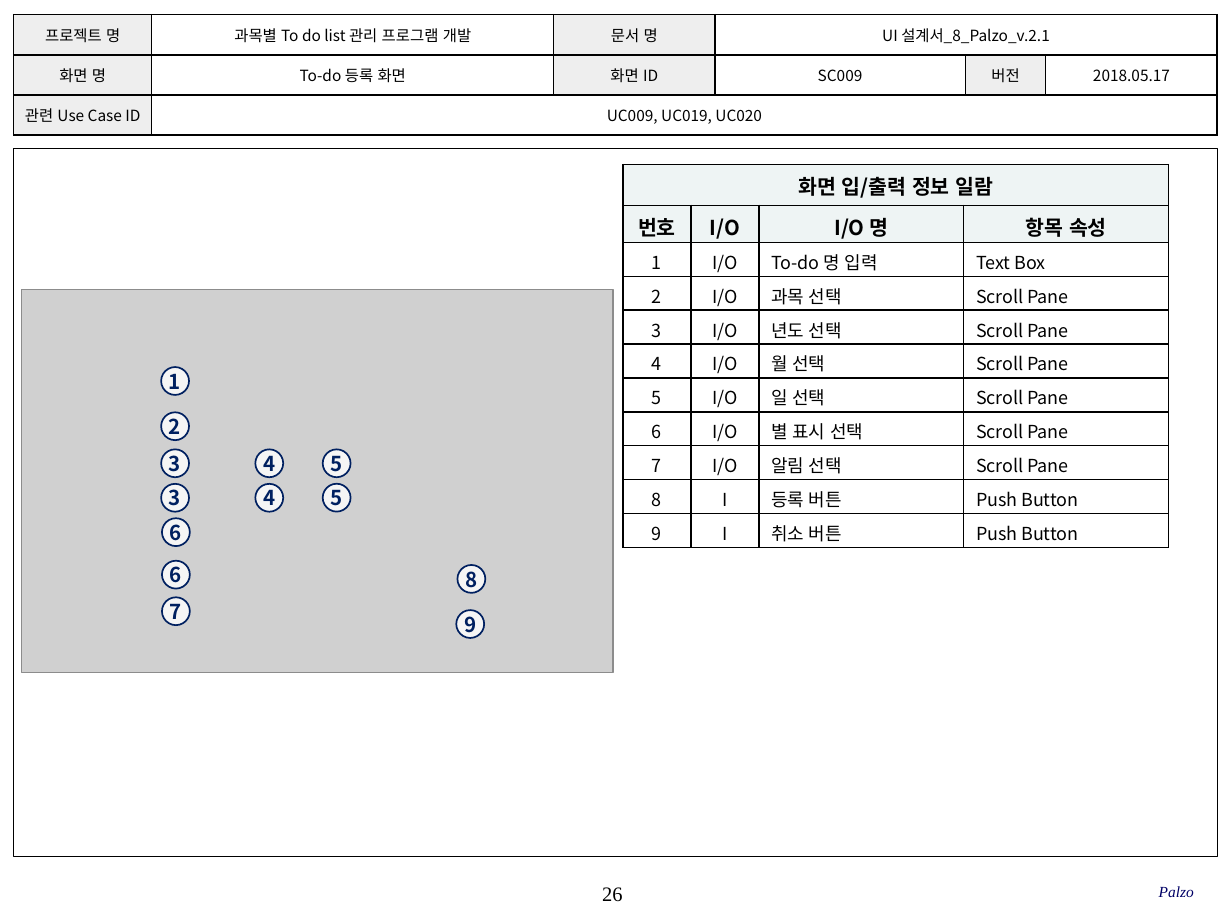
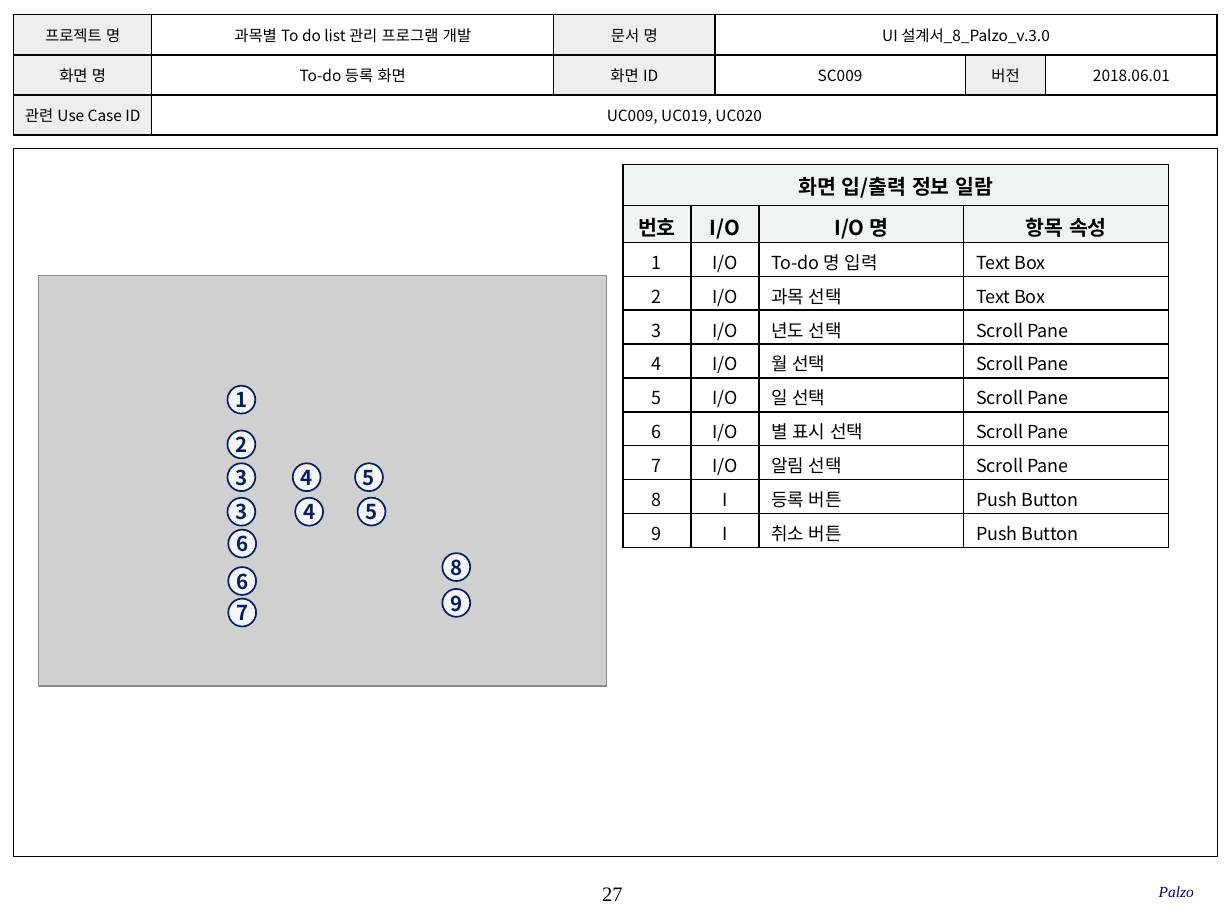
Before and after one commit to SMU-SE-Admin/18-1_8_PALZO_Doc, a slide deck: slide 27 of 03 설계/UI 설계서_8_Palzo.pptx (slide 26 before the commit). Drawn at 1232x924 pixels with LibreOffice and Linux fonts; fonts in the diff are those of the drawing; grey boxes stand for pictures; background and template pictures are left out. Boxes give left, top, right and bottom in pixels: in the first picture for what was removed or moved away, otherwise in the second. Text is boxed around its words. In the diff, an @@ line names an element or a change of style, - is before the commit and + after.

Commit message:
#1102 UI설계서 작성
화면 UI 수정, 일부 변경 (최종본)

```diff
--- a/03 설계/UI 설계서_8_Palzo.pptx
+++ b/03 설계/UI 설계서_8_Palzo.pptx
@@ table at [14,15,1216,136] @@
-row 1, column 4: UI 설계서_8_Palzo_v.2.1
+row 1, column 4: UI 설계서_8_Palzo_v.3.0
-row 2, column 6: 2018.05.17
+row 2, column 6: 2018.06.01
@@ table at [623,165,1168,547] @@
-row 4, column 4: Scroll Pane
+row 4, column 4: Text Box
@@ picture: place and size @@
-picture at [21,290,612,673]
+picture at [38,276,606,686]
@@ ellipse "1": place and size @@
-ellipse "1" at [161,367,190,395]
+ellipse "1" at [228,386,256,414]
@@ 3 ellipses: place and size @@
-3 ellipses at [161,413,190,513]
+3 ellipses at [228,430,256,526]
@@ ellipse "4": place and size @@
-ellipse "4" at [255,450,283,478]
+ellipse "4" at [293,463,322,492]
@@ ellipse "5": place and size @@
-ellipse "5" at [323,450,351,478]
+ellipse "5" at [355,463,383,492]
@@ ellipse "4": place and size @@
-ellipse "4" at [255,484,283,513]
+ellipse "4" at [296,498,324,526]
@@ ellipse "5": place and size @@
-ellipse "5" at [323,484,351,513]
+ellipse "5" at [357,498,386,526]
@@ ellipse "6": place and size @@
-ellipse "6" at [161,519,190,547]
+ellipse "6" at [228,530,256,558]
@@ ellipse "6": place and size @@
-ellipse "6" at [161,561,190,589]
+ellipse "6" at [228,567,256,595]
@@ ellipse "8": place and size @@
-ellipse "8" at [457,565,485,594]
+ellipse "8" at [442,553,471,582]
@@ ellipse "7": place and size @@
-ellipse "7" at [161,598,190,626]
+ellipse "7" at [228,599,256,627]
@@ ellipse "9": place and size @@
-ellipse "9" at [456,610,484,638]
+ellipse "9" at [442,589,471,617]
@@ page number at [602,887,622,901]: text changed @@
-26
+27
```
Also in this commit, not shown: 36 other slides changed, 1 slide added, 4 slides removed.
